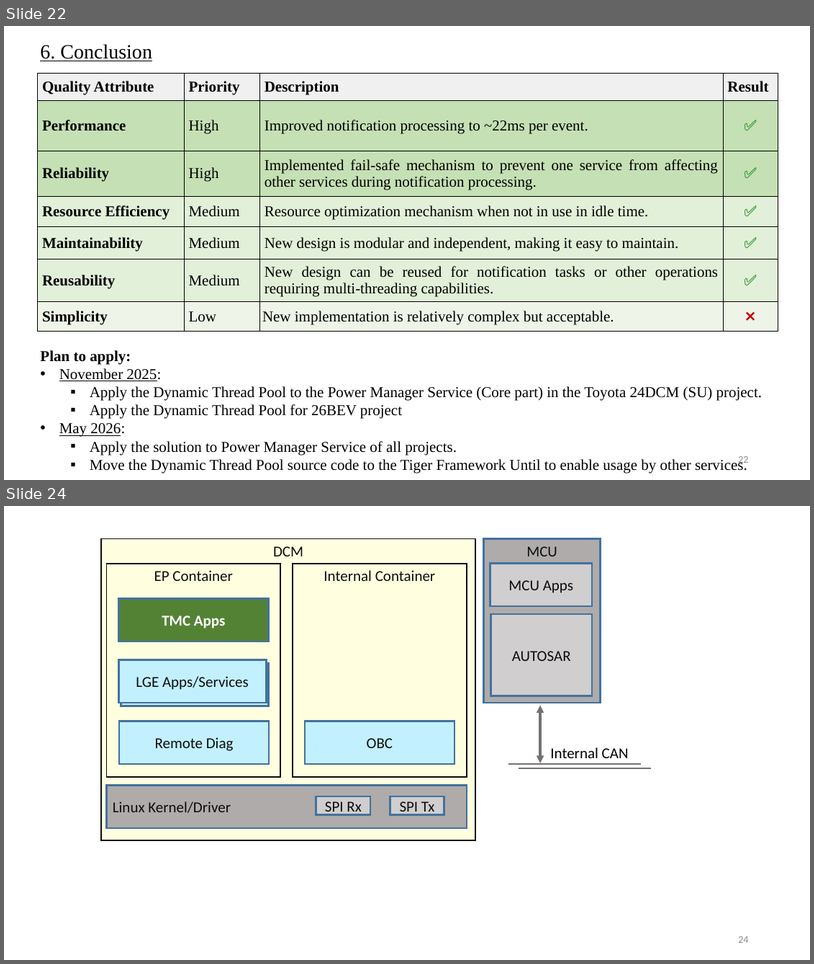
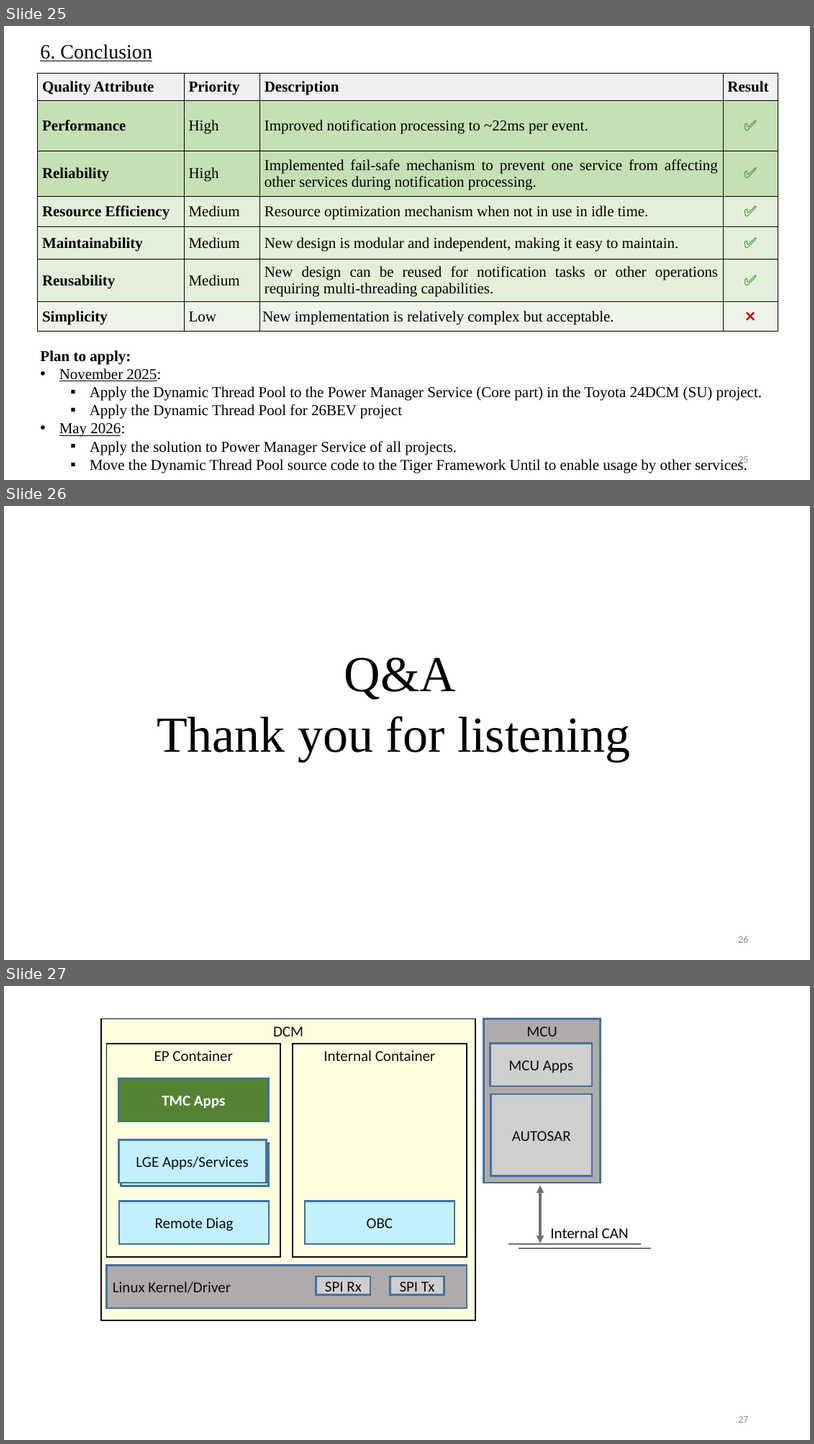
Before and after one commit to btqt/fe, a slide deck: FE_phi.vu_Design of Secure Remote Diag on Container Separation Architecture.pptx. Shown one above the other, each under a label of ours: slides 22 and 24 before the commit, slides 25, 26 and 27 after it; the slides between them are not shown. The pictures are 814x964 and 814x1444 pixels, drawn with LibreOffice and Linux fonts; fonts in the diff are those of the drawing. Boxes give left, top, right and bottom in pixels: in the first picture for what was removed or moved away, otherwise in the second. Text is boxed around its words. In the diff, an @@ line names an element or a change of style, - is before the commit and + after.

```diff
--- a/FE_phi.vu_Design of Secure Remote Diag on Container Separation Architecture.pptx
+++ b/FE_phi.vu_Design of Secure Remote Diag on Container Separation Architecture.pptx
@@ slide 26 added at (4, 506, 810, 960), background #FFFFFF @@
@@ text added at (157, 657, 631, 762), 60 pt, text #000000 @@
+Q&A
+Thank you for listening
@@ page number added at (738, 936, 748, 942), 12 pt, text #8C8C8C @@
+26
@@ what was slide 22 is now slide 25 @@
@@ page number at (738, 456, 748, 465): text changed @@
-22
+25
@@ what was slide 24 is now slide 27 @@
@@ page number at (738, 1416, 748, 1422): text changed @@
-24
+27
```
Also in this commit, not shown: 5 slides changed, 2 other slides added, 4 other files.
